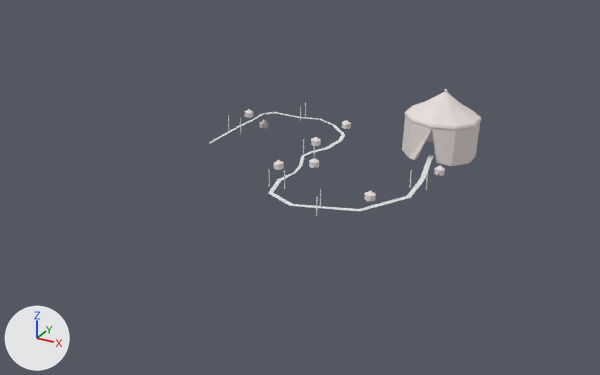
One commit to the Blender file COP 4331 - Space Shooter 3D/Assets/Art/Level/Clownhouse.blend: the scene before it, then after it.
The view is the same before and after, from a camera (50 mm lens) standing at (96.2, -151.1, 62.5) and looking at (21.8, -15.9, -5.1). The axes (+X, +Y, +Z) are drawn at lower left. The lights are the same throughout.

Names of what the first picture shows: 'Plane', 'Tent.008'.
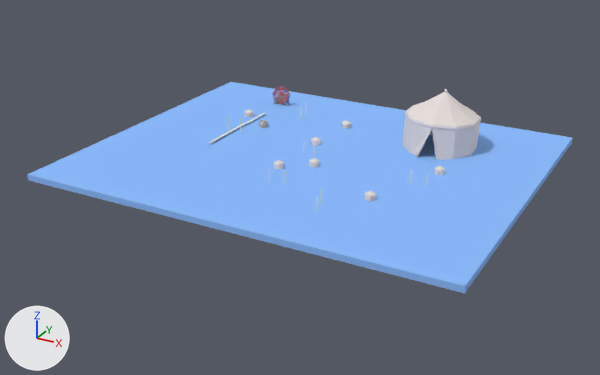
Changed parts and their boxes (x1, y1, x2, y2) in the pictures (600 x 375 px):
'Cube', added (blue): after (27, 82, 573, 293)
'Cylinder.012', added: after (273, 86, 290, 104)
'Plane', unchanged, covered by the edit: before (209, 112, 434, 211); after (209, 113, 266, 143)

The change in detail:
Material 'Material.001' (mat_material_001) is new.
Its base color is (0.593, 0.139, 0.112) (red #ca685e).
Material 'Material' (mat_material) is new.
Its base color is (0.274, 0.51, 1.0) (blue #8fbdff).
Mesh me_cylinder is new.
It has 202 vertices, 252 faces and spans x -1.03..1.03, y -0.98..1.04, z -1.33..1.32.
It uses material mat_material_001 (red #ca685e).
Mesh me_cube is new.
It is a box spanning x -1.0..1.0, y -1.0..1.0, z -1.0..1.0.
It uses material mat_material (blue #8fbdff).
Object 'Cylinder.012' (ob_cylinder_012) is new; it shows me_cylinder.
Its location is (-0.5, 15.4, 2.5).
Its rotation in degrees is (90, 0, 180).
Its scale is (2.01, 2.01, -0.418).
Object 'Cube' (ob_cube) is new; it shows me_cube.
Its location is (22.3, -10.3, -0.5).
Its scale is (44.0, 35.9, 0.615).
